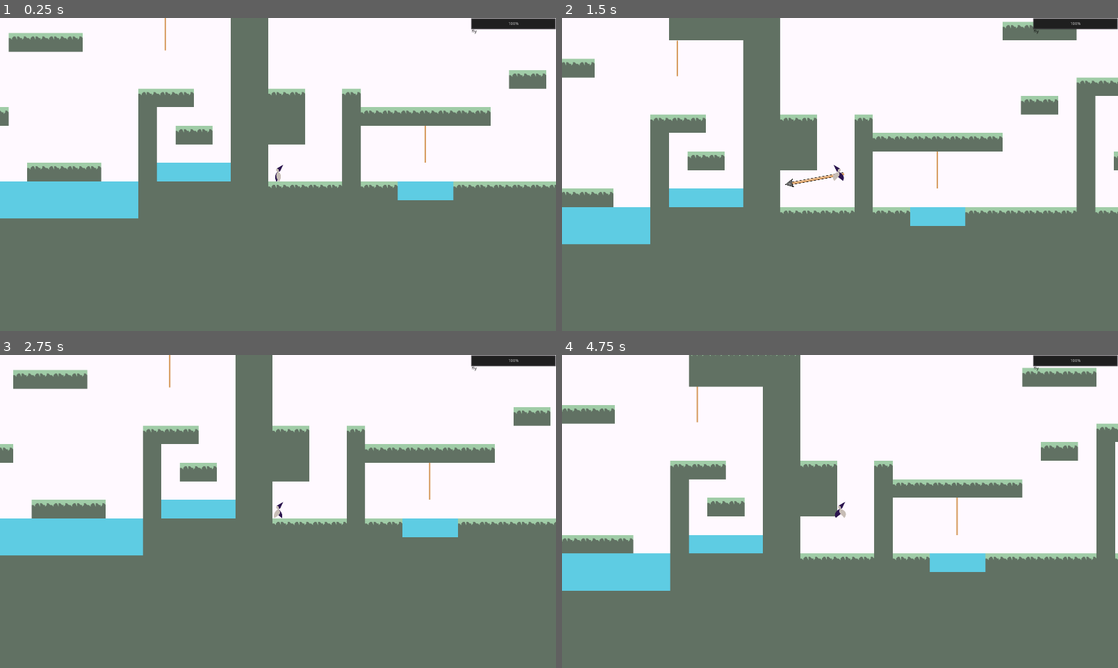
Above: before the commit, frames 1-4 (two rows, left to right).
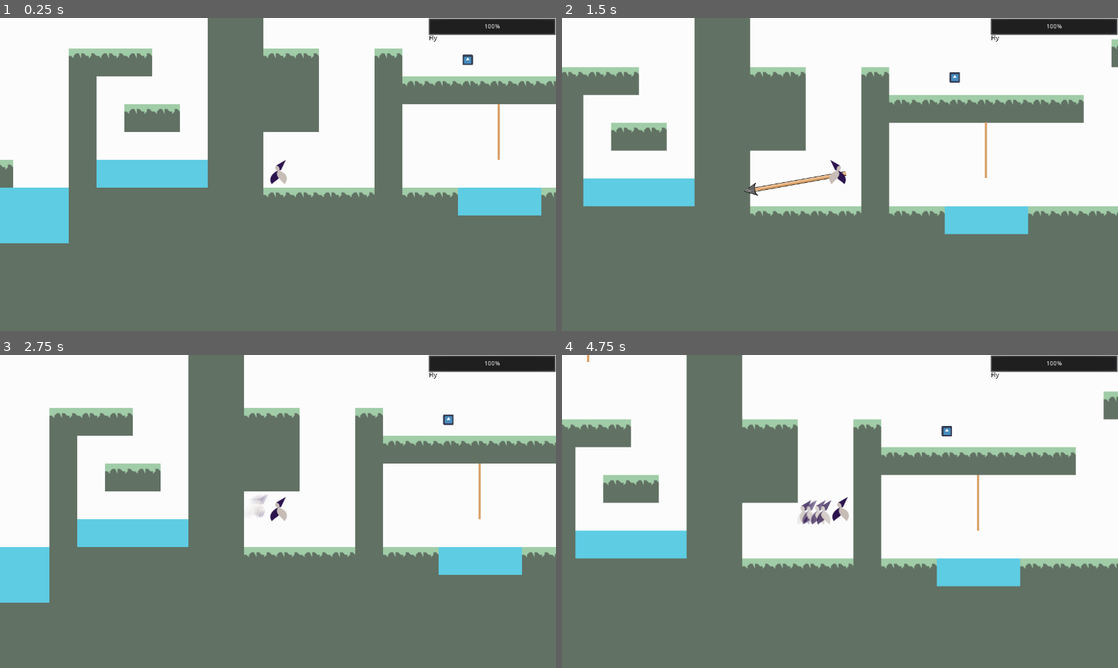
Above: after the commit, the same moments.

Repository: IrsyadMakarim/Platformer-Project
Game: Godot game, scene res://Scene/World.tscn
Two runs of this game, one before a commit and one after it. Both use one fixed random seed, a clock stepped at 60 frames per second and the inputs below. The engine's default icon, where the game draws it, is replaced by a stand-in: a white triangle on a blue panel in a dark square.
Inputs (mouse positions are in pixels of both pictures, inside the frame that each line leads up to):
- Up to frame 1 (0.25 s): no input
- Up to frame 2 (1.5 s): move the mouse to (962, 158) at 0.52 s; hold D (move_right) from 0.53 s (still down); tap Shift (dash) at 0.6 s; click (962, 158) at 0.67 s; tap Space (jump) at 0.77, 0.8, 1.07, 1.35 s; move the mouse to (728, 190) at 1.27 s; click (728, 190) at 1.42 s
- Up to frame 3 (2.75 s): tap Space (jump) at 1.52, 1.82, 2.3 s; tap Shift (dash) at 1.55, 2.1 s; move the mouse to (333, 442) at 2.02 s; release D (move_right) at 2.03 s; hold A (move_left) from 2.03 s (still down); click (333, 442) at 2.17 s
- Up to frame 4 (4.75 s): move the mouse to (812, 574) at 2.77 s; release A (move_left) at 2.78 s; hold D (move_right) 2.78-4.28 s; tap Shift (dash) at 2.85, 4.35 s; click (812, 574) at 2.92 s; tap Space (jump) at 3.02, 3.32, 3.6, 3.77, 4.07, 4.52 s; move the mouse to (1006, 558) at 3.52 s; click (1006, 558) at 3.67 s; move the mouse to (673, 464) at 4.27 s; hold A (move_left) from 4.28 s (still down); click (673, 464) at 4.42 s

The runs differ from the first frame. In frame 1, 25% of the frame differs, in the area x 0-100%, y 0-72%; in frame 2, 27%; in frame 3, 28%; in frame 4, 31%, in the area x 0-100%, y 0-76%.

Commit message:
Add a bunch of stuff

Diff:
--- a/Player/Player.gd
+++ b/Player/Player.gd
@@ -7,9 +7,16 @@
 const WALL_SLIDE_ACCELERATION = 10
 const MAX_WALL_SLIDE_SPEED = 120
 const CHAIN_PULL = 85
-
-onready var anim_player = $AnimationPlayer
-onready var sprite = $Sprite
+const DASH = 800
+const DASH_SPEED = 1.5
+
+onready var anim_player = get_node("AnimationPlayer")
+onready var sprite = get_node("Sprite")
+onready var animSprite = get_node("AnimatedSprite")
+onready var ghostTime = get_node("GhostTimer")
+onready var chain = get_node("Chain")
+onready var jumpSnd = get_node("Jump")
+onready var flySnd = get_node("Fly")
 
 var GRAVITY = 30
 var jump_was_pressed = false
@@ -23,6 +30,13 @@
 var chain_velocity := Vector2(0,0)
 var can_fly = false
 var can_grapple = false
+var direction : int
+var dash_timer = 0.1
+var dash_time = 0.3
+var dash_direction : int
+var canWalk = true
+var canDash = true
+var inDash = false
 
 
 func _ready():
@@ -33,22 +47,24 @@
 		if event is InputEventMouseButton:
 			if event.pressed:
 				# We clicked the mouse -> shoot()
-				$Chain.shoot(event.position - get_viewport().size * 0.5)
+				chain.shoot(event.position - get_viewport().size * 0.5)
 			else:
 				# We released the mouse -> release()
-				$Chain.release()
-
+				chain.release()
 
 func _physics_process(delta):
+	dash_timer += delta
+
 	run()
 	jump()
 	hook()
+	dash()
 
 func hook():
-	if $Chain.hooked:
-		chain_velocity = to_local($Chain.tip).normalized() * CHAIN_PULL
+	if chain.hooked:
+		chain_velocity = to_local(chain.tip).normalized() * CHAIN_PULL
 		if chain_velocity.y > 0:
-			chain_velocity.y *= 0.55
+			chain_velocity.y *= 0.88
 		else:
 			chain_velocity.y *= 1.2
 	else:
@@ -57,20 +73,31 @@
 	motion += chain_velocity
 
 func run():
-	if Input.is_action_pressed("move_right"):
-		motion.x = min(motion.x + ACCELERATION, MAX_SPEED)
-		if is_on_floor():
-			play_anim("walk")
-		sprite.flip_h = true
-	elif Input.is_action_pressed("move_left"):
-		motion.x = max(motion.x - ACCELERATION, -MAX_SPEED)
-		if is_on_floor():
-			play_anim("walk")
-		sprite.flip_h = false
-	else:
-		if is_on_floor():
-			play_anim("idle")
-		motion.x = lerp(motion.x, 0, .2)
+	if not inDash:
+		if Input.is_action_pressed("move_right"):
+			if canWalk:
+				direction = -1
+				dash_direction = 1
+				motion.x = min(motion.x + ACCELERATION, MAX_SPEED)
+				if is_on_floor():
+					play_anim("walk")
+					animSprite.play("Run")
+				sprite.flip_h = true
+				animSprite.flip_h = true
+		elif Input.is_action_pressed("move_left"):
+			if canWalk:
+				direction = 1
+				dash_direction = -1
+				motion.x = max(motion.x - ACCELERATION, -MAX_SPEED)
+				if is_on_floor():
+					play_anim("walk")
+					animSprite.play("Run")
+				sprite.flip_h = false
+				animSprite.flip_h = false
+		else:
+			if is_on_floor():
+				play_anim("idle")
+			motion.x = lerp(motion.x, 0, .2)
 
 func jump():
 	if Input.is_action_just_released("jump") && motion.y <-200:
@@ -80,26 +107,27 @@
 		jump_was_pressed = true
 		remember_jump_time()
 		if can_jump == true:
-			$Jump.play()
+			jumpSnd.play()
 			motion.y = -JUMP_HEIGHT
 			if is_on_wall() && Input.is_action_pressed("move_right"):
 				motion.x = -MAX_SPEED
 			elif is_on_wall() && Input.is_action_pressed("move_left"):
 				motion.x = MAX_SPEED
 		elif dub_jumps > 0:
-			$Jump.play()
+			jumpSnd.play()
 			motion.y = -JUMP_HEIGHT
 			dub_jumps = dub_jumps - 1
 	if Global.fly_time > 0 :
 		if ladder_on == false:
 #			if can_fly == true:
 				if Input.is_action_pressed("move_up"):
-					if not $Fly.is_playing():
-						$Fly.play()
+					if not flySnd.is_playing():
+						flySnd.play()
 					motion.y -= JUMP_HEIGHT - 560
 					Global.fly_time -= 1.2
 					Global.emit_signal("fly_time")
-	if is_on_floor():
+	if is_on_floor() and not inDash:
+		canDash = true
 		can_jump = true
 		dub_jumps = max_num_dub_jumps
 		if motion.y >= 5:
@@ -107,6 +135,7 @@
 		if jump_was_pressed == true:
 			motion.y = -JUMP_HEIGHT
 	elif !is_on_floor():
+		canDash = false
 		if Global.fly_time > 0:
 			if dub_jumps > 0:
 				play_anim("jump")
@@ -122,6 +151,9 @@
 			motion.y += GRAVITY
 	else:
 		motion.y += GRAVITY
+
+	if inDash == true:
+		motion.y = 0
 
 	motion = move_and_slide(motion, UP)
 
@@ -142,6 +174,21 @@
 	else:
 		GRAVITY = 30
 
+func dash():
+
+	if dash_timer > dash_time:
+		inDash = false
+		ghostTime.stop()
+	if dash_timer < 0.5:
+		inDash = true
+
+	if Input.is_action_just_pressed("dash"):
+		motion.x = DASH * dash_direction * DASH_SPEED
+		dash_timer = 0
+		canDash = false
+		inDash = true
+		ghostTime.start()
+
 func coyote_time():
 	yield(get_tree().create_timer(.06), "timeout")
 	can_jump = false
@@ -161,3 +208,10 @@
 	if Global.fly_time < 100:
 		Global.fly_time += 1.2
 		Global.emit_signal("fly_time")
+
+func _on_GhostTimer_timeout():
+	var this_ghost = preload("res://Scene/Ghost.tscn").instance()
+	get_parent().add_child(this_ghost)
+	this_ghost.position = position
+	this_ghost.texture = animSprite.frames.get_frame(animSprite.animation, animSprite.frame)
+	this_ghost.flip_h = animSprite.flip_h
--- a/Player/Player.tscn
+++ b/Player/Player.tscn
@@ -56,6 +56,29 @@
 "values": [ Rect2( 0, 0, 64, 64 ), Rect2( 64, 0, 64, 64 ), Rect2( 128, 0, 64, 64 ), Rect2( 64, 0, 64, 64 ) ]
 }
 
+[sub_resource type="AtlasTexture" id=5]
+flags = 4
+atlas = ExtResource( 1 )
+region = Rect2( 0, 0, 64, 64 )
+
+[sub_resource type="AtlasTexture" id=6]
+flags = 4
+atlas = ExtResource( 1 )
+region = Rect2( 64, 0, 64, 64 )
+
+[sub_resource type="AtlasTexture" id=7]
+flags = 4
+atlas = ExtResource( 1 )
+region = Rect2( 128, 0, 64, 64 )
+
+[sub_resource type="SpriteFrames" id=8]
+animations = [ {
+"frames": [ SubResource( 5 ), SubResource( 6 ), SubResource( 7 ) ],
+"loop": true,
+"name": "Run",
+"speed": 10.0
+} ]
+
 [node name="Player" type="KinematicBody2D"]
 collision_layer = 2
 script = ExtResource( 3 )
@@ -76,6 +99,13 @@
 anims/jump = SubResource( 3 )
 anims/walk = SubResource( 4 )
 
+[node name="AnimatedSprite" type="AnimatedSprite" parent="."]
+visible = false
+position = Vector2( -3, -7.5 )
+frames = SubResource( 8 )
+animation = "Run"
+frame = 1
+
 [node name="Camera2D" type="Camera2D" parent="."]
 current = true
 
@@ -90,4 +120,9 @@
 [node name="Fly" type="AudioStreamPlayer2D" parent="."]
 stream = ExtResource( 5 )
 volume_db = 10.0
+
+[node name="GhostTimer" type="Timer" parent="."]
+wait_time = 0.04
+
 [connection signal="timeout" from="Timer" to="." method="_on_Timer_timeout"]
+[connection signal="timeout" from="GhostTimer" to="." method="_on_GhostTimer_timeout"]
--- /dev/null
+++ b/Scene/Gems.tscn
@@ -0,0 +1,52 @@
+[gd_scene load_steps=5 format=2]
+
+[ext_resource path="res://icon.png" type="Texture" id=1]
+[ext_resource path="res://Script/Gems.gd" type="Script" id=2]
+
+[sub_resource type="RectangleShape2D" id=1]
+extents = Vector2( 12, 12 )
+
+[sub_resource type="Animation" id=2]
+resource_name = "Float"
+loop = true
+tracks/0/type = "value"
+tracks/0/path = NodePath("GemSprite:position")
+tracks/0/interp = 1
+tracks/0/loop_wrap = true
+tracks/0/imported = false
+tracks/0/enabled = true
+tracks/0/keys = {
+"times": PoolRealArray( 0, 0.5, 1 ),
+"transitions": PoolRealArray( 1, 1, 1 ),
+"update": 0,
+"values": [ Vector2( 0.0662121, 0.0662136 ), Vector2( 0.066, -5 ), Vector2( 0.066, 0.066 ) ]
+}
+tracks/1/type = "value"
+tracks/1/path = NodePath("CollisionShape2D:position")
+tracks/1/interp = 1
+tracks/1/loop_wrap = true
+tracks/1/imported = false
+tracks/1/enabled = true
+tracks/1/keys = {
+"times": PoolRealArray( 0, 0.5, 1 ),
+"transitions": PoolRealArray( 1, 1, 1 ),
+"update": 0,
+"values": [ Vector2( 0.066, 0.066 ), Vector2( 0.066, -5 ), Vector2( 0.066, 0.066 ) ]
+}
+
+[node name="Gems" type="Area2D"]
+script = ExtResource( 2 )
+
+[node name="GemSprite" type="Sprite" parent="."]
+position = Vector2( 0.066, 0.066 )
+scale = Vector2( 0.377152, 0.377152 )
+texture = ExtResource( 1 )
+
+[node name="CollisionShape2D" type="CollisionShape2D" parent="."]
+position = Vector2( 0.066, 0.066 )
+shape = SubResource( 1 )
+
+[node name="AnimationPlayer" type="AnimationPlayer" parent="."]
+anims/Float = SubResource( 2 )
+
+[connection signal="body_entered" from="." to="." method="_on_Gems_body_entered"]
--- /dev/null
+++ b/Scene/Ghost.tscn
@@ -0,0 +1,10 @@
+[gd_scene load_steps=2 format=2]
+
+[ext_resource path="res://Script/Ghost.gd" type="Script" id=1]
+
+[node name="Ghost" type="Sprite"]
+script = ExtResource( 1 )
+
+[node name="Alpha_tween" type="Tween" parent="."]
+
+[connection signal="tween_completed" from="Alpha_tween" to="." method="_on_Alpha_tween_tween_completed"]
--- /dev/null
+++ b/Scene/Snow.tscn
@@ -0,0 +1,26 @@
+[gd_scene load_steps=4 format=2]
+
+[sub_resource type="Curve" id=1]
+min_value = -40.0
+max_value = 40.0
+_data = [ Vector2( 0, 1 ), 0.0, 0.0, 0, 0, Vector2( 0.0613426, 18.6364 ), 0.0, 0.0, 0, 0, Vector2( 0.12037, -17.7273 ), 0.0, 0.0, 0, 0, Vector2( 0.207176, 23.7273 ), 506.745, 506.745, 0, 0, Vector2( 0.289352, -33 ), -802.909, -802.909, 0, 0, Vector2( 0.383102, 24.4545 ), 0.0, 0.0, 0, 0, Vector2( 0.461806, -5.36364 ), 0.0, 0.0, 0, 0, Vector2( 0.553241, -28.6364 ), 894.943, 894.943, 0, 0, Vector2( 0.627315, 40 ), 731.345, 731.345, 0, 0, Vector2( 0.696759, -17 ), 0.0, 0.0, 0, 0, Vector2( 0.788194, 23 ), 390.019, 390.019, 0, 0, Vector2( 0.871528, -20.6364 ), -481.746, -481.746, 0, 0, Vector2( 1, 1 ), 0.0, 0.0, 0, 0 ]
+
+[sub_resource type="CurveTexture" id=2]
+curve = SubResource( 1 )
+
+[sub_resource type="ParticlesMaterial" id=3]
+emission_shape = 2
+emission_box_extents = Vector3( 1920, 1, 1 )
+flag_disable_z = true
+gravity = Vector3( 0, 10, 0 )
+orbit_velocity = 0.0
+orbit_velocity_random = 0.0
+tangential_accel_curve = SubResource( 2 )
+scale = 2.0
+scale_random = 1.0
+
+[node name="Particles2D" type="Particles2D"]
+amount = 500
+lifetime = 10.0
+randomness = 1.0
+process_material = SubResource( 3 )
--- a/Scene/World.tscn
+++ b/Scene/World.tscn
@@ -6,6 +6,7 @@
 [ext_resource path="res://Sprite/rope.png" type="Texture" id=4]
 [ext_resource path="res://Player/Player.tscn" type="PackedScene" id=5]
 [ext_resource path="res://Script/Rope.gd" type="Script" id=6]
+[ext_resource path="res://Scene/Gems.tscn" type="PackedScene" id=7]
 
 [sub_resource type="RectangleShape2D" id=1]
 extents = Vector2( 91.5193, 23.7756 )
@@ -173,6 +174,10 @@
 margin_left = -294.002
 margin_right = 0.0
 percent_visible = true
+
+[node name="Gems" parent="." instance=ExtResource( 7 )]
+position = Vector2( 470.775, 157.144 )
+
 [connection signal="body_entered" from="DeathArea" to="DeathArea" method="_on_DeathArea_body_entered"]
 [connection signal="body_entered" from="YSort/Rope" to="YSort/Rope" method="_on_Rope_body_entered"]
 [connection signal="body_exited" from="YSort/Rope" to="YSort/Rope" method="_on_Rope_body_exited"]
--- a/Script/Chain.gd
+++ b/Script/Chain.gd
@@ -3,7 +3,8 @@
 """
 extends Node2D
 
-onready var links = $Links		# A slightly easier reference to the links
+onready var links = get_node("Links")		# A slightly easier reference to the links
+onready var tipNode = get_node("Tip")
 var direction := Vector2(0,0)	# The direction in which the chain was shot
 var tip := Vector2(0,0)			# The global position the tip should be in
 								# We use an extra var for this, because the chain is
@@ -11,7 +12,7 @@
 								# properties would get messed with when the player
 								# moves.
 
-const SPEED = 50	# The speed with which the chain moves
+const SPEED = 75	# The speed with which the chain moves
 
 var flying = false	# Whether the chain is moving through the air
 var hooked = false	# Whether the chain has connected to a wall
@@ -35,16 +36,16 @@
 	var tip_loc = to_local(tip)	# Easier to work in local coordinates
 	# We rotate the links (= chain) and the tip to fit on the line between self.position (= origin = player.position) and the tip
 	links.rotation = self.position.angle_to_point(tip_loc) - deg2rad(90)
-	$Tip.rotation = self.position.angle_to_point(tip_loc) - deg2rad(90)
+	tipNode.rotation = self.position.angle_to_point(tip_loc) - deg2rad(90)
 	links.position = tip_loc						# The links are moved to start at the tip
 	links.region_rect.size.y = tip_loc.length()		# and get extended for the distance between (0,0) and the tip
 
 # Every physics frame we update the tip position
 func _physics_process(_delta: float) -> void:
-	$Tip.global_position = tip	# The player might have moved and thus updated the position of the tip -> reset it
+	tipNode.global_position = tip	# The player might have moved and thus updated the position of the tip -> reset it
 	if flying:
 		# `if move_and_collide()` always moves, but returns true if we did collide
-		if $Tip.move_and_collide(direction * SPEED):
+		if tipNode.move_and_collide(direction * SPEED):
 			hooked = true	# Got something!
 			flying = false	# Not flying anymore
-	tip = $Tip.global_position	# set `tip` as starting position for next frame
+	tip = tipNode.global_position	# set `tip` as starting position for next frame
--- /dev/null
+++ b/Script/Gems.gd
@@ -0,0 +1,24 @@
+extends Area2D
+
+onready var icon = get_node("GemSprite")
+onready var player = get_node("/root/World/Player")
+onready var animPlayer = get_node("AnimationPlayer")
+
+var dist : int
+var haveGem = false
+
+func _ready():
+	animPlayer.play("Float")
+
+func _process(delta):
+
+	dist = 35 * player.direction
+
+	if haveGem:
+		animPlayer.stop(true)
+		icon.global_position = icon.global_position.linear_interpolate(player.global_position + Vector2(dist, 0), 0.1)
+
+func _on_Gems_body_entered(body):
+
+	if body.name == "Player":
+		haveGem = true
--- /dev/null
+++ b/Script/Ghost.gd
@@ -0,0 +1,11 @@
+extends Sprite
+
+onready var alph_tween = get_node("Alpha_tween")
+
+func _ready():
+	alph_tween.interpolate_property(self, "modulate", Color(1, 1, 1, 1),
+	Color(1, 1, 1, 0), .6, Tween.TRANS_SINE, Tween.EASE_OUT)
+	alph_tween.start()
+
+func _on_Alpha_tween_tween_completed(object, key):
+	queue_free()
--- a/Script/Rope.gd
+++ b/Script/Rope.gd
@@ -1,10 +1,11 @@
 extends Area2D
+
+onready var player = get_node("/root/World/Player")
 
 func _on_Rope_body_entered(body):
 	if body.name == "Player":
-		get_node("../../Player").ladder_on = true
-
+		player.ladder_on = true
 
 func _on_Rope_body_exited(body):
 	if body.name == "Player":
-		get_node("../../Player").ladder_on = false
+		player.ladder_on = false
--- a/project.godot
+++ b/project.godot
@@ -10,7 +10,6 @@
 
 _global_script_classes=[  ]
 _global_script_class_icons={
-
 }
 
 [application]
@@ -25,8 +24,8 @@
 
 [display]
 
-window/size/width=1920
-window/size/height=1080
+window/size/width=1280
+window/size/height=720
 window/size/test_width=1920
 window/size/test_height=1080
 window/stretch/mode="viewport"
@@ -77,5 +76,5 @@
 
 [rendering]
 
-environment/default_clear_color=Color( 1, 0.980392, 1, 1 )
+environment/default_clear_color=Color( 0.992157, 0.992157, 0.992157, 1 )
 environment/default_environment="res://default_env.tres"
Not shown: 1 places in Player/Player.tscn that only renumber resources
Not shown: 1 places in Scene/World.tscn that only renumber resources
